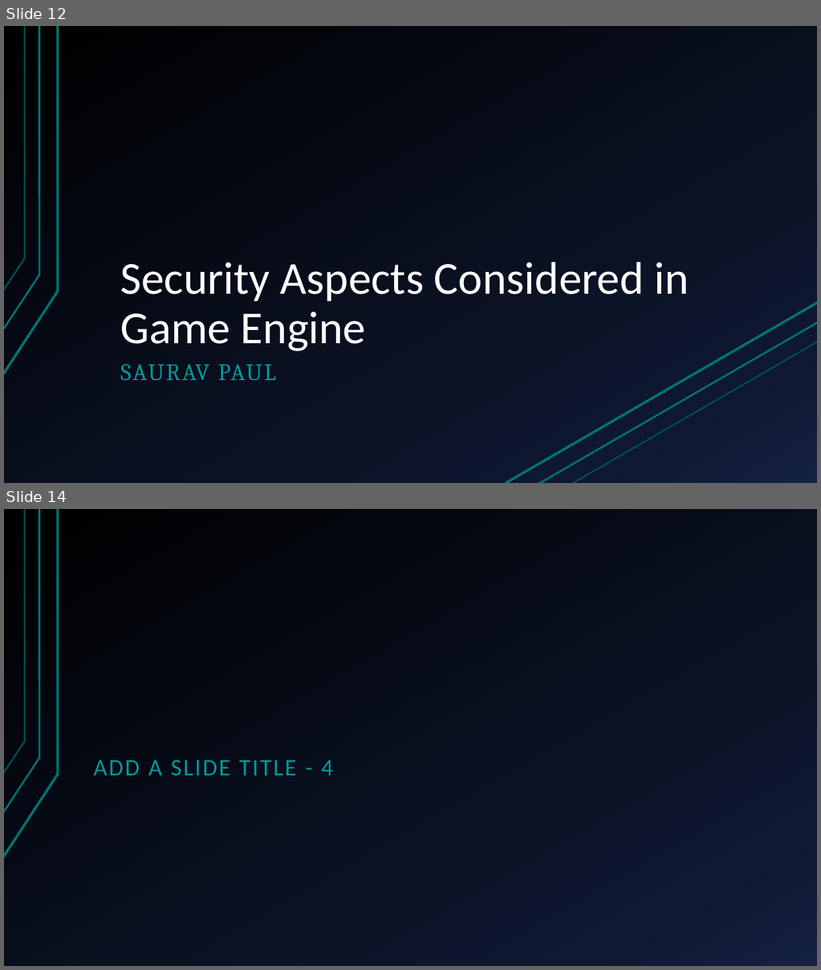
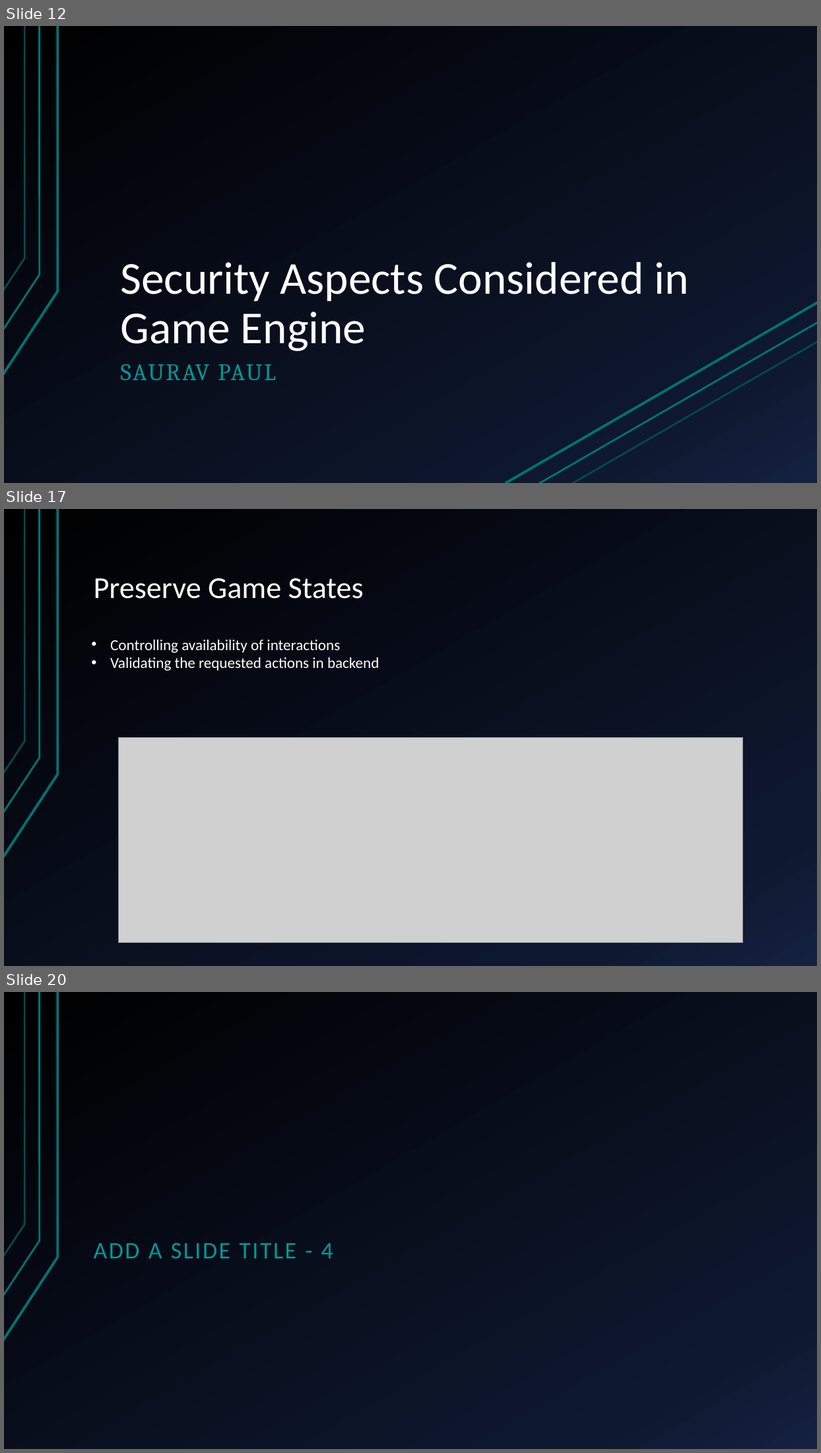
Before and after one commit to sakibh20/secure-post, a slide deck: Documentation/Bluff game.pptx. Shown one above the other, each under a label of ours: slides 12 and 14 before the commit, slides 12, 17 and 20 after it; the slides between them are not shown. The pictures are 821x970 and 821x1453 pixels, drawn with LibreOffice and Linux fonts; fonts in the diff are those of the drawing; grey boxes stand for pictures. Boxes give left, top, right and bottom in pixels: in the first picture for what was removed or moved away, otherwise in the second. Text is boxed around its words. In the diff, an @@ line names an element or a change of style, - is before the commit and + after.

```diff
--- a/Documentation/Bluff game.pptx
+++ b/Documentation/Bluff game.pptx
@@ slide 17 added at [4, 509, 817, 966], background gradient #000000 to #0F1931 to #142242; not listed: 3 template elements that a slide beside it also shows @@
@@ title added at [94, 578, 364, 599], 36 pt, text #FFFFFF @@
+Preserve Game States
@@ text added at [110, 640, 379, 671], 18 pt, text #FFFFFF @@
+• Controlling availability of interactions
+• Validating the requested actions in backend
@@ picture added at [119, 738, 743, 943] @@
@@ what was slide 14 is now slide 20 @@
```
Also in this commit, not shown: 2 slides changed, 5 other slides added, 15 other files.
